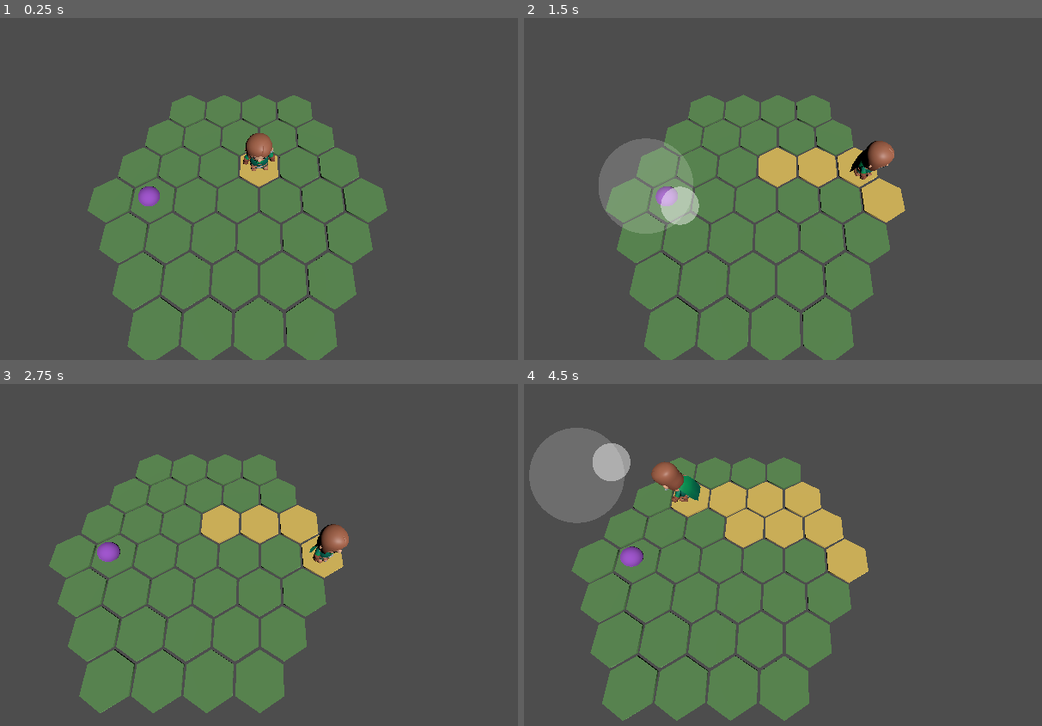
Above: before the commit, frames 1-4 (two rows, left to right).
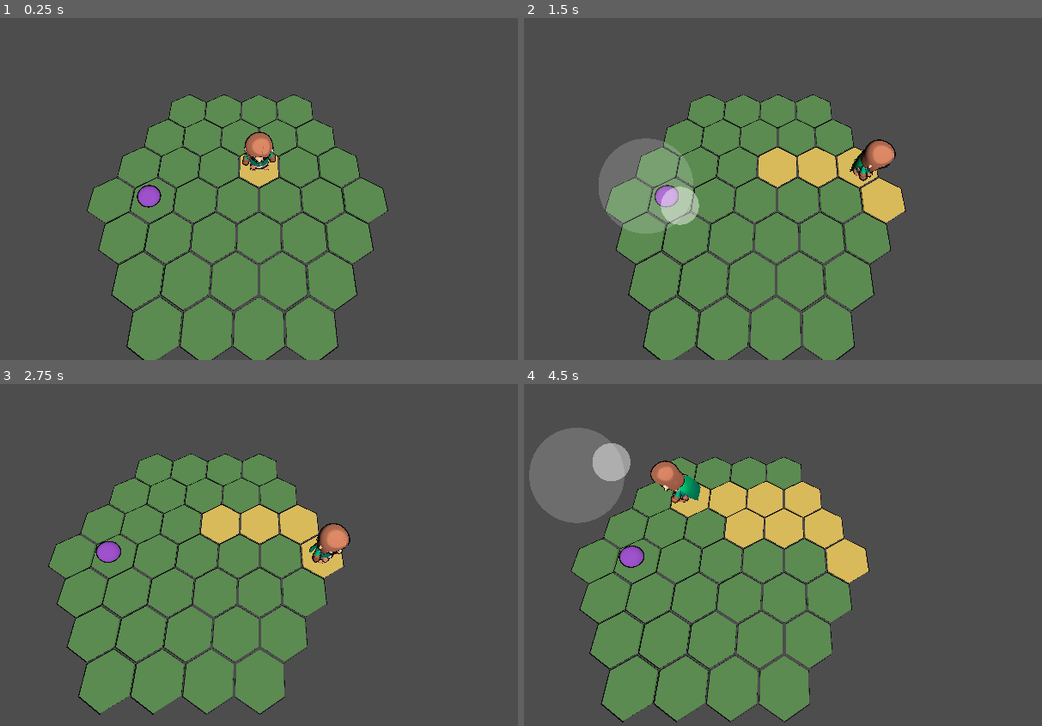
Above: after the commit, the same moments.

Repository: Coarisfinia/khovax
Game: Godot game, scene res://game/main.tscn
The game is run twice, just before and just after one commit, with the same random seed, the same clock (stepped at 60 frames per second) and the same inputs.
Inputs (mouse positions are in pixels of both pictures, inside the frame that each line leads up to):
- Up to frame 1 (0.25 s): no input
- Up to frame 2 (1.5 s): tap Enter at 0.5 s; move the mouse to (933, 147) at 0.52 s; hold D (move_right) 0.53-1.25 s; click (933, 147) at 0.67 s; drag from (643, 185) to (746, 243) at 1.27 s
- Up to frame 3 (2.75 s): move the mouse to (326, 448) at 2.02 s; hold D (move_right) from 2.03 s (still down)
- Up to frame 4 (4.5 s): release D (move_right) at 2.75 s; drag from (746, 609) to (575, 476) at 2.77 s; move the mouse to (990, 592) at 3.52 s; hold A (move_left) 3.53-4.25 s; drag from (575, 476) to (679, 435) at 4.27 s

The runs differ from the first frame. In frame 1, 2.0% of the frame differs, in the area x 16-75%, y 22-100%; in frame 2, 2.1%; in frame 3, 2.1%; in frame 4, 2.2%, in the area x 8-67%, y 21-99%.

Commit message:
A first cel-shaded look: toon light bands and ink outlines
Toon gives a StandardMaterial3D Godot's toon diffuse and specular modes
and a shared outline pass: the mesh's back faces, grown a little, unlit
in ink (inverted hull, no extra meshes). Built-in material modes only, so
it runs in the Compatibility renderer and on the web. The tiles, the ball
and the character (on copies of its imported materials) all use it; the
boot flow checks that every shown material does.

Closes #14

Co-Authored-By: Claude Opus 5.5 <noreply@anthropic.com>

Diff:
--- a/tests/e2e/test_boot_flow.gd
+++ b/tests/e2e/test_boot_flow.gd
@@ -26,6 +26,7 @@
 		_check_state_drives_view,
 		_check_ball,
 		_check_ball_removed,
+		_check_toon_look,
 		_check_terrain_colors,
 	]
 	var result: String = ""
@@ -217,6 +218,28 @@
 	return ""
 
 
+## The comic look (#14) is on everything shown: the tiles, the ball and every part of the character
+## use toon shading and the one shared ink outline.
+func _check_toon_look(main: Node) -> String:
+	var grid: HexGrid = main.get_node("HexGrid") as HexGrid
+	var materials: Array[Material] = [grid.tile_mesh().material]
+	var view: WildMonsterView = main.get_node("WildMonsterView") as WildMonsterView
+	for ball: HexPiece in view.balls.values():
+		var shape: MeshInstance3D = ball.get_child(0) as MeshInstance3D
+		materials.append(shape.mesh.surface_get_material(0))
+	var player: PlayerView = main.get_node("Player") as PlayerView
+	for node: Node in player.model.find_children("*", "MeshInstance3D", true, false):
+		var part: MeshInstance3D = node as MeshInstance3D
+		for surface: int in part.mesh.get_surface_count():
+			materials.append(part.get_active_material(surface))
+	for material: Material in materials:
+		var toon: StandardMaterial3D = material as StandardMaterial3D
+		var shaded: bool = toon != null and toon.diffuse_mode == BaseMaterial3D.DIFFUSE_TOON
+		if not shaded or toon.next_pass != Toon.outline():
+			return "a shown material lacks the toon shading or the shared ink outline"
+	return ""
+
+
 ## The grid draws each tile in its terrain's color, and follows the state to another map.
 func _check_terrain_colors(main: Node) -> String:
 	var driver: GameDriver = main.get_node("Driver") as GameDriver
--- a/view/hex_grid.gd
+++ b/view/hex_grid.gd
@@ -59,6 +59,7 @@
 func _ready() -> void:
 	# Each tile's color comes from its MultiMesh instance.
 	_material.vertex_color_use_as_albedo = true
+	Toon.apply(_material)
 	# A cylinder with six segments is a hexagonal prism, already pointy-top like Hex.
 	_mesh.radial_segments = 6
 	_mesh.rings = 1
--- a/view/player_view.gd
+++ b/view/player_view.gd
@@ -34,6 +34,7 @@
 	super()
 	if model == null:
 		return
+	Toon.apply_to_model(model)
 	for part: String in HIDDEN_PARTS:
 		var node: Node3D = model.find_child(part) as Node3D
 		if node != null:
--- /dev/null
+++ b/view/toon.gd
@@ -0,0 +1,51 @@
+class_name Toon
+extends RefCounted
+## The comic-style look (#14): hard light bands instead of smooth shading, and bold ink outlines.
+## Built from Godot's own material modes, so it runs in the Compatibility renderer (web) too:
+## toon diffuse and specular for the bands, and an outline pass that draws the mesh's back faces,
+## grown a little, unlit in the ink color (inverted hull, no extra meshes). Every view gives its
+## materials the look through here, so later models get it by default.
+
+const INK: Color = Color(0.08, 0.07, 0.09)
+## How far the outline pass grows the mesh, in world units: its thickness.
+const OUTLINE_WIDTH: float = 0.04
+
+## The one outline pass every toon material shares.
+static var _outline: StandardMaterial3D = null
+
+
+## Gives `material` the toon look: banded light and the ink outline.
+static func apply(material: StandardMaterial3D) -> void:
+	material.diffuse_mode = BaseMaterial3D.DIFFUSE_TOON
+	material.specular_mode = BaseMaterial3D.SPECULAR_TOON
+	material.next_pass = outline()
+
+
+## Gives every mesh under `root` the toon look, on its own copies of the imported materials, so
+## the imported resources stay untouched.
+static func apply_to_model(root: Node) -> void:
+	for node: Node in root.find_children("*", "MeshInstance3D", true, false):
+		var meshes: MeshInstance3D = node as MeshInstance3D
+		for surface: int in meshes.mesh.get_surface_count():
+			var material: Material = meshes.get_active_material(surface)
+			var source: StandardMaterial3D = material as StandardMaterial3D
+			if source != null:
+				meshes.set_surface_override_material(surface, _toon_copy(source))
+
+
+## The shared outline pass.
+static func outline() -> StandardMaterial3D:
+	if _outline == null:
+		_outline = StandardMaterial3D.new()
+		_outline.shading_mode = BaseMaterial3D.SHADING_MODE_UNSHADED
+		_outline.albedo_color = INK
+		_outline.cull_mode = BaseMaterial3D.CULL_FRONT
+		_outline.grow = true
+		_outline.grow_amount = OUTLINE_WIDTH
+	return _outline
+
+
+static func _toon_copy(source: StandardMaterial3D) -> StandardMaterial3D:
+	var copy: StandardMaterial3D = source.duplicate() as StandardMaterial3D
+	apply(copy)
+	return copy
--- a/view/wild_monster_view.gd
+++ b/view/wild_monster_view.gd
@@ -24,6 +24,7 @@
 	_mesh.height = RADIUS * 2.0
 	var material: StandardMaterial3D = StandardMaterial3D.new()
 	material.albedo_color = ball_color
+	Toon.apply(material)
 	_mesh.material = material
 
 
Not shown, added: view/toon.gd.uid
